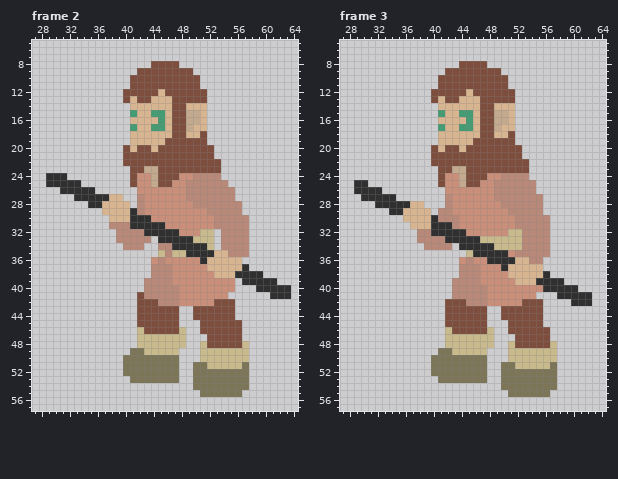
Two versions of one pixel-art file, Iryo/IryoTensionIdleSide.ase. The picture above is the old version.
96x66 pixels, 6 frames. Shown: frame 2: x 27..64, y 5..57; frame 3: x 27..64, y 5..57. The commit also changed other frames, which this record leaves out.
After:
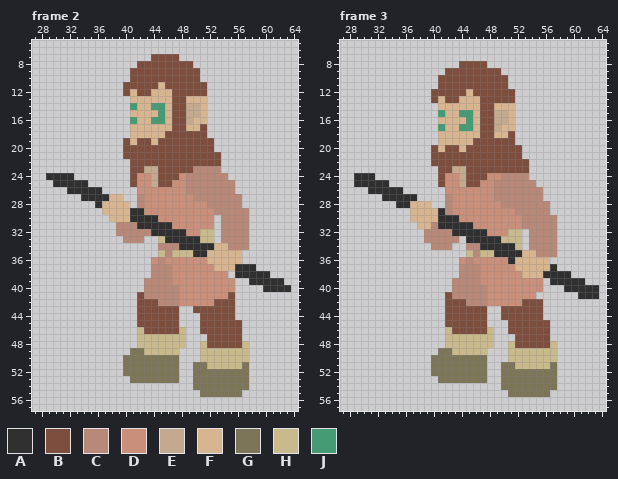
Palette (. is transparent): A #303030  B #7d4e3d  C #b88979  D #c98f7a  E #c3aa8f  F #d7b591  G #7c7558  H #c8ba8c  J #459b74
Commit message: Doubled frames in Iryo attack idle
What changed:
Changed rows in their new state; - is an unchanged pixel.
Frame 2:
first column x 29:
 7 ---------------BBBB----------------
 8 -------------BB----BB--------------
 9 ------------B--------B-------------
11 -----------B----F-----B------------
12 ------------F--F-F-----------------
13 -----------.-FF-----FFF------------
14 ------------J--JJ---EE-------------
15 ------------F--F-------------------
16 ------------J--J-----F-------------
17 ------------F--FF---F-B------------
18 -----------------B--BB-------------
19 -----------B-BB-B------B-----------
20 ------------B--B-------------------
21 ------------------------B----------
22 -----------.-----------------------
23 ---------------------CCCC----------
24 ---A----------------C----C---------
25 .----A--------------------C--------
26 --.----A---------------------------
27 ----.---------------D------C-------
28 ------.--------------DD------------
29 -------------A---------D----C------
30 ---------------A--------.----------
31 ---------.--C----A------.----------
32 --------------C----A---------------
33 ----------.---.-H----A-------------
34 -----------...----C----AFF---------
35 --------------------H--F--FF.------
36 ----------------------D------------
37 -----------------------D---A-A-----
38 ------------------------DD.----A---
39 ----------------------------.----A-
40 ------------------------------.----
41 --------------------------B-----...
44 ---------------------.-------------
Frame 3:
first column x 29:
24 AAA--------------------------------
25 --AAA------------------------------
26 ..--AAA-------------------C--------
27 -...--AAA--------------------------
28 ---...----F----------------C-------
29 -----...---FA---------D----C-------
30 -------.---FAAA--------D----C------
31 --------.--C--AAA------D----C------
32 ---------.-CCC--AAA-----.---C------
33 ---------.---CC.--AAA---.---C------
34 ----------.----.CC--AAA-.---C------
35 -----------------CHH--AAFF--C------
36 -------------------DDD---FFF-------
37 ---------------------DD----FA------
38 ----------------------DD----AAA----
39 -----------------------DDDD.--AAA--
40 ---------------------------...--AAA
41 -------------B---------------...--A
42 -------------------------------...-
45 ---------------------------B-------
Pixel boxes of the changes (left, top, right, bottom) in both pictures:
changed: (46, 54, 291, 299)
erased: (193, 313, 200, 320)
changed: (354, 173, 599, 327)
